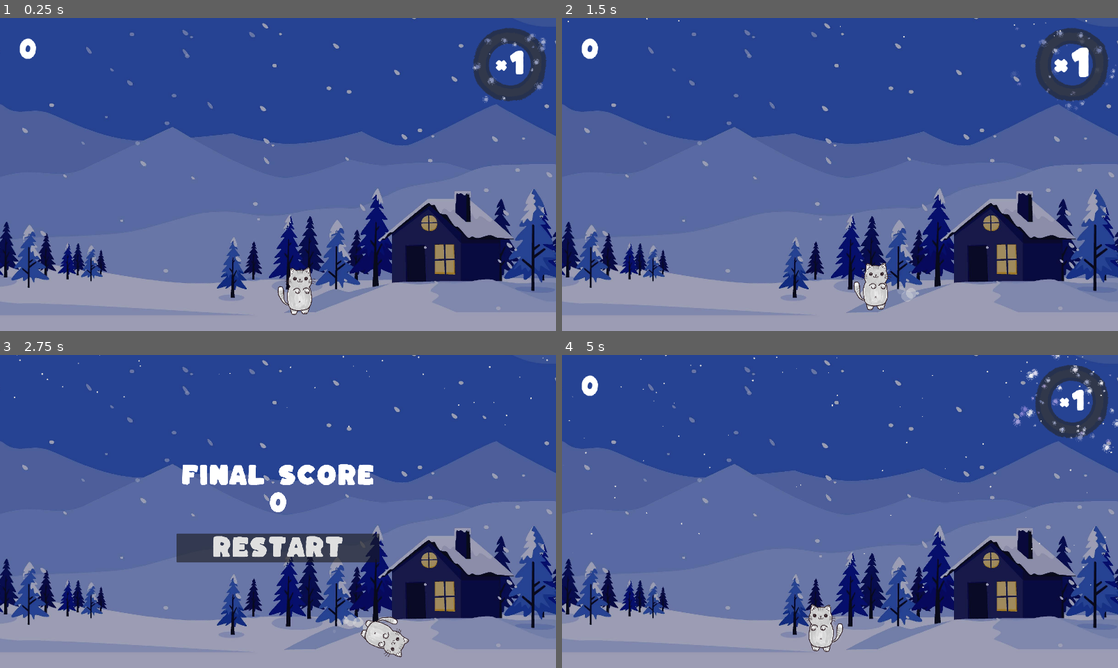
Above: before the commit, frames 1-4 (two rows, left to right).
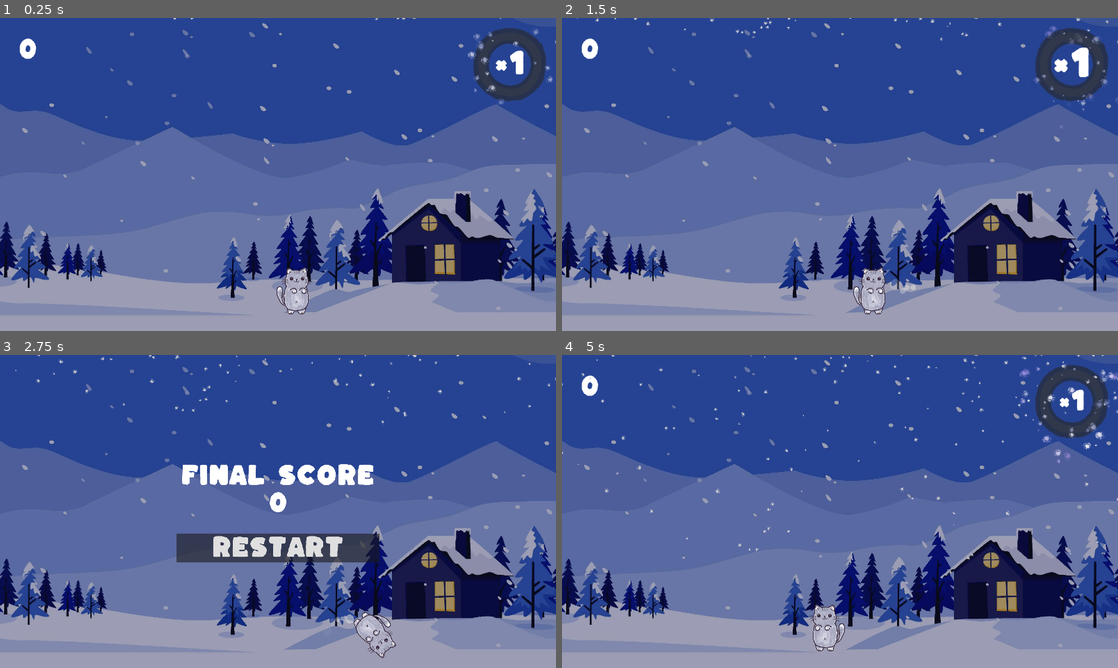
Above: after the commit, the same moments.

Repository: mfedoriv/godot-engine-projects
Game: Godot game, scene res://scenes/worlds/world_1.tscn
Two runs of this game, one before a commit and one after it. Both use one fixed random seed, a clock stepped at 60 frames per second and the inputs below.
Inputs:
- Up to frame 1 (0.25 s): no input
- Up to frame 2 (1.5 s): hold D (right) 0.53-1.25 s; tap Space (jump) at 0.77 s; click "Restart" at 1.25 s
- Up to frame 3 (2.75 s): hold D (right) from 2.03 s (still down); tap Space (jump) at 2.27 s
- Up to frame 4 (5 s): release D (right) at 2.75 s; click "Restart" at 2.75 s; hold A (left) 3.53-4.25 s; click "Restart" at 4.25 s

The runs differ from the first frame. In frame 1, 1.0% of the frame differs, in the area x 31-100%, y 0-95%; in frame 2, 1.2%; in frame 3, 1.0%; in frame 4, 1.9%, in the area x 0-100%, y 0-95%.

Commit message:
Added icicle animations

Diff:
--- a/snowflake-catch/scenes/hazards/icicle.gd
+++ b/snowflake-catch/scenes/hazards/icicle.gd
@@ -1,16 +1,26 @@
 extends Node2D
 
 var falling_speed = 1000
+var can_fall = false
+@onready var animation_player = $AnimationPlayer
+
 
 # Called when the node enters the scene tree for the first time.
 func _ready():
-	pass # Replace with function body.
+	pre_fall()
 
+func pre_fall():
+	animation_player.play("pre_fall")
 
 # Called every frame. 'delta' is the elapsed time since the previous frame.
 func _process(delta):
-	position.y += falling_speed * delta
+	if can_fall:
+		position.y += falling_speed * delta
 
 
 func _on_visible_on_screen_notifier_2d_screen_exited():
 	queue_free()
+
+
+func _on_animation_player_animation_finished(anim_name):
+	can_fall = true
--- a/snowflake-catch/scenes/hazards/icicle.tscn
+++ b/snowflake-catch/scenes/hazards/icicle.tscn
@@ -1,26 +1,110 @@
-[gd_scene load_steps=5 format=3 uid="uid://dychawb2cidt4"]
+[gd_scene load_steps=8 format=3 uid="uid://dychawb2cidt4"]
 
 [ext_resource type="Script" path="res://scenes/hazards/icicle.gd" id="1_j0ytf"]
 [ext_resource type="Texture2D" uid="uid://djojk0dywx4lu" path="res://assets/hazards/isicle.png" id="1_t5fx2"]
 [ext_resource type="PackedScene" uid="uid://d2oevim3g1yy8" path="res://scenes/hazards/hazard.tscn" id="2_7x446"]
 
 [sub_resource type="CapsuleShape2D" id="CapsuleShape2D_ps31s"]
-radius = 4.0
-height = 42.0
+radius = 3.0
+height = 38.0
+
+[sub_resource type="Animation" id="Animation_scf20"]
+length = 0.001
+tracks/0/type = "value"
+tracks/0/imported = false
+tracks/0/enabled = true
+tracks/0/path = NodePath(".:position")
+tracks/0/interp = 1
+tracks/0/loop_wrap = true
+tracks/0/keys = {
+"times": PackedFloat32Array(0),
+"transitions": PackedFloat32Array(1),
+"update": 0,
+"values": [Vector2(0, 0)]
+}
+tracks/1/type = "value"
+tracks/1/imported = false
+tracks/1/enabled = true
+tracks/1/path = NodePath("Sprite2D:rotation")
+tracks/1/interp = 1
+tracks/1/loop_wrap = true
+tracks/1/keys = {
+"times": PackedFloat32Array(0),
+"transitions": PackedFloat32Array(1),
+"update": 0,
+"values": [0.0]
+}
+tracks/2/type = "value"
+tracks/2/imported = false
+tracks/2/enabled = true
+tracks/2/path = NodePath("Sprite2D:offset")
+tracks/2/interp = 1
+tracks/2/loop_wrap = true
+tracks/2/keys = {
+"times": PackedFloat32Array(0),
+"transitions": PackedFloat32Array(1),
+"update": 0,
+"values": [Vector2(0, 220)]
+}
+
+[sub_resource type="Animation" id="Animation_1ucof"]
+resource_name = "pre_fall"
+length = 2.0
+tracks/0/type = "value"
+tracks/0/imported = false
+tracks/0/enabled = true
+tracks/0/path = NodePath("Sprite2D:rotation")
+tracks/0/interp = 4
+tracks/0/loop_wrap = true
+tracks/0/keys = {
+"times": PackedFloat32Array(1, 1.1, 1.2, 1.3, 1.4, 1.5, 1.6, 1.7, 1.8, 1.9),
+"transitions": PackedFloat32Array(1, 1, 1, 1, 1, 1, 1, 1, 1, 1),
+"update": 0,
+"values": [0.0, -0.0349066, 0.0349066, -0.0698132, 0.0698132, -0.10472, 0.10472, -0.174533, 0.174533, 0.0]
+}
+tracks/1/type = "value"
+tracks/1/imported = false
+tracks/1/enabled = true
+tracks/1/path = NodePath("Sprite2D:offset")
+tracks/1/interp = 1
+tracks/1/loop_wrap = true
+tracks/1/keys = {
+"times": PackedFloat32Array(0, 0.6),
+"transitions": PackedFloat32Array(1, 1),
+"update": 0,
+"values": [Vector2(0, 220), Vector2(0, 680)]
+}
+
+[sub_resource type="AnimationLibrary" id="AnimationLibrary_k8gfs"]
+_data = {
+"RESET": SubResource("Animation_scf20"),
+"pre_fall": SubResource("Animation_1ucof")
+}
 
 [node name="Icicle" type="Node2D"]
 script = ExtResource("1_j0ytf")
 
 [node name="Sprite2D" type="Sprite2D" parent="."]
+position = Vector2(0, -44)
 scale = Vector2(0.2, 0.2)
 texture = ExtResource("1_t5fx2")
+offset = Vector2(0, 220)
 
 [node name="Hazard" parent="." instance=ExtResource("2_7x446")]
+position = Vector2(0, 56)
 
 [node name="CollisionShape2D" type="CollisionShape2D" parent="Hazard"]
-position = Vector2(0, 20)
+position = Vector2(0, 55)
 shape = SubResource("CapsuleShape2D_ps31s")
 
 [node name="VisibleOnScreenNotifier2D" type="VisibleOnScreenNotifier2D" parent="."]
 
+[node name="AnimationPlayer" type="AnimationPlayer" parent="."]
+libraries = {
+"": SubResource("AnimationLibrary_k8gfs")
+}
+
+[node name="Timer" type="Timer" parent="."]
+
 [connection signal="screen_exited" from="VisibleOnScreenNotifier2D" to="." method="_on_visible_on_screen_notifier_2d_screen_exited"]
+[connection signal="animation_finished" from="AnimationPlayer" to="." method="_on_animation_player_animation_finished"]
--- a/snowflake-catch/scenes/player/player.gd
+++ b/snowflake-catch/scenes/player/player.gd
@@ -11,6 +11,7 @@
 @onready var animation_player = $AnimationPlayer
 
 signal player_fallen
+
 
 func _physics_process(delta):
 	apply_gravity(delta)
@@ -26,10 +27,12 @@
 	move_and_slide()
 	just_wall_jumped = false # to reset if it was wall_jump
 
+
 func start(pos):
 	rotation = 0
 	position = pos
 	movement_data.is_fallen = false
+
 
 func apply_gravity(delta):
 	if not is_on_floor():
@@ -68,20 +71,25 @@
 		just_wall_jumped = true
 
 
+
 func handle_moving(input_axis, delta):
 	if !is_on_floor(): return
 	if input_axis and !movement_data.is_fallen:
 		velocity.x = move_toward(velocity.x, input_axis * movement_data.max_speed, movement_data.acceleration * delta)
+
 
 func handle_air_moving(input_axis, delta):
 	if is_on_floor(): return
 	if input_axis:
 		velocity.x = move_toward(velocity.x, input_axis * movement_data.max_speed, movement_data.air_acceleration * delta)
 
+
 func handle_rotation(input_axis, delta):
 	var rotation_force = abs(rotation * movement_data.rotation_scale) if abs(rotation) > 0.2 else 0.3
+
 	if input_axis and !movement_data.is_fallen:
 		rotate(deg_to_rad(movement_data.rotation_speed * input_axis * rotation_force))
+
 	if !input_axis and !movement_data.is_fallen:
 		rotation = move_toward(rotation, 0, movement_data.rotation_acceleration * delta)
 	if abs(rotation_degrees) > 90 and is_on_floor():
@@ -92,9 +100,11 @@
 	if !input_axis and is_on_floor():
 		velocity.x = move_toward(velocity.x, 0, movement_data.friction * delta)
 
+
 func apply_air_resistance(input_axis, delta):
 	if !input_axis and !is_on_floor():
 		velocity.x = move_toward(velocity.x, 0, movement_data.air_resistance * delta)
+
 
 
 func update_animations(input_axis):
@@ -114,9 +124,11 @@
 #	if not is_on_floor():
 #		# jump
 
+
 func fall():
 	movement_data.is_fallen = true
 	emit_signal("player_fallen")
 
+
 func _on_hazard_detector_area_entered(area):
 	fall()
--- a/snowflake-catch/scenes/player/player.tscn
+++ b/snowflake-catch/scenes/player/player.tscn
@@ -3,7 +3,7 @@
 [ext_resource type="Script" path="res://scenes/player/player.gd" id="1_7fnxw"]
 [ext_resource type="Resource" uid="uid://wy2x32mc4lvj" path="res://scenes/player/DefaultMovementData.tres" id="2_x5hag"]
 [ext_resource type="Texture2D" uid="uid://57k0gnd4bja3" path="res://assets/snowflakes/snow_particle.png" id="3_lxt3d"]
-[ext_resource type="Texture2D" uid="uid://dnfdh3111fb81" path="res://assets/player/Snowflake-Catch.png" id="4_rej45"]
+[ext_resource type="Texture2D" uid="uid://bapwdgcu3dndg" path="res://assets/player/Snowflake-Catch_CAT_new2.png" id="4_4gm4i"]
 [ext_resource type="Texture2D" uid="uid://cuu43togndk2j" path="res://assets/player/Meow-Knight_Idle_cropped.png" id="5_v18yn"]
 [ext_resource type="Texture2D" uid="uid://dygtykbxoyi6o" path="res://assets/player/Meow-Knight_Run-cropped.png" id="6_m1chx"]
 [ext_resource type="Texture2D" uid="uid://x8ki4odu5akh" path="res://assets/player/Meow-Knight_Jump-cropped.png" id="7_7meo8"]
@@ -30,10 +30,6 @@
 radius = 28.6667
 height = 101.333
 
-[sub_resource type="CapsuleShape2D" id="CapsuleShape2D_6c2oe"]
-radius = 19.3333
-height = 80.0
-
 [sub_resource type="Animation" id="Animation_g4gp4"]
 length = 0.001
 tracks/0/type = "value"
@@ -305,6 +301,10 @@
 "run": SubResource("Animation_bsdxu")
 }
 
+[sub_resource type="CapsuleShape2D" id="CapsuleShape2D_6c2oe"]
+radius = 19.3333
+height = 80.0
+
 [node name="Player" type="CharacterBody2D"]
 scale = Vector2(1.5, 1.5)
 collision_layer = 2
@@ -312,17 +312,16 @@
 movement_data = ExtResource("2_x5hag")
 
 [node name="MoveParticles" type="GPUParticles2D" parent="."]
-position = Vector2(0.270573, -28.6848)
+position = Vector2(-5.29293, -16.7541)
 process_material = SubResource("ParticleProcessMaterial_e50b4")
 texture = ExtResource("3_lxt3d")
 lifetime = 0.5
 fixed_fps = 0
-metadata/_edit_lock_ = true
 
 [node name="Sprite2D" type="Sprite2D" parent="."]
-position = Vector2(7.33333, -30)
+position = Vector2(1.76982, -18.0693)
 scale = Vector2(0.244467, 0.244467)
-texture = ExtResource("4_rej45")
+texture = ExtResource("4_4gm4i")
 offset = Vector2(-28.2661, -100.459)
 flip_h = true
 
@@ -334,8 +333,10 @@
 skew = -0.724312
 texture = ExtResource("3_lxt3d")
 
+[node name="AnimationPlayer2" type="AnimationPlayer" parent="."]
+
 [node name="CollisionShape2D" type="CollisionShape2D" parent="."]
-position = Vector2(0.666667, -50.6667)
+position = Vector2(-4.89684, -38.736)
 shape = SubResource("CapsuleShape2D_wn4oy")
 metadata/_edit_lock_ = true
 
@@ -346,7 +347,13 @@
 texture = ExtResource("5_v18yn")
 vframes = 6
 
+[node name="AnimationPlayer" type="AnimationPlayer" parent="."]
+libraries = {
+"": SubResource("AnimationLibrary_ulpgq")
+}
+
 [node name="HazardDetector" type="Area2D" parent="."]
+position = Vector2(-5.56351, 11.9307)
 collision_layer = 0
 collision_mask = 4
 
@@ -355,9 +362,4 @@
 shape = SubResource("CapsuleShape2D_6c2oe")
 debug_color = Color(0.6, 0.286275, 0.286275, 0.419608)
 
-[node name="AnimationPlayer" type="AnimationPlayer" parent="."]
-libraries = {
-"": SubResource("AnimationLibrary_ulpgq")
-}
-
 [connection signal="area_entered" from="HazardDetector" to="." method="_on_hazard_detector_area_entered"]
--- a/snowflake-catch/scenes/worlds/world_1.gd
+++ b/snowflake-catch/scenes/worlds/world_1.gd
@@ -59,6 +59,8 @@
 	var icicle = icicle_scene.instantiate()
 	var icicle_spawn_location = get_node("IciclePath/IcicleSpawnLocation")
 	icicle_spawn_location.progress_ratio = randf()
+	icicle_spawn_location.position.y = -50
+	print('Position: ', icicle_spawn_location.position)
 	icicle.position = icicle_spawn_location.position
 	add_child(icicle)
 
--- a/snowflake-catch/scenes/worlds/world_1.tscn
+++ b/snowflake-catch/scenes/worlds/world_1.tscn
@@ -6,8 +6,8 @@
 [ext_resource type="PackedScene" uid="uid://cbrin6vhsiq4t" path="res://scenes/items/snowflake.tscn" id="3_yesvj"]
 [ext_resource type="Theme" uid="uid://dukjwrto3xgb0" path="res://resources/fonts/font_theme.tres" id="5_mh0xj"]
 [ext_resource type="Script" path="res://scenes/UI/UserInterface.gd" id="5_xo5yy"]
-[ext_resource type="Texture2D" uid="uid://57k0gnd4bja3" path="res://assets/snowflakes/snow_particle.png" id="6_5h8gg"]
 [ext_resource type="PackedScene" uid="uid://336dc0v538du" path="res://scenes/UI/ComboTracker.tscn" id="6_tduw2"]
+[ext_resource type="Texture2D" uid="uid://iuyh2ykdbqbx" path="res://assets/UI/ComboTracker/Particle.png" id="9_1nmg6"]
 [ext_resource type="PackedScene" uid="uid://dychawb2cidt4" path="res://scenes/hazards/icicle.tscn" id="9_05cfr"]
 
 [sub_resource type="RectangleShape2D" id="RectangleShape2D_1ktst"]
@@ -24,19 +24,21 @@
 
 [sub_resource type="Curve2D" id="Curve2D_ht725"]
 _data = {
-"points": PackedVector2Array(0, 0, 0, 0, 32, -168, 0, 0, 0, 0, 1904, -168)
+"points": PackedVector2Array(0, 0, 0, 0, 24, -6888, 0, 0, 0, 0, 960, -7040, 0, 0, 0, 0, 1904, -6888)
 }
-point_count = 2
+point_count = 3
 
 [sub_resource type="StyleBoxEmpty" id="StyleBoxEmpty_r2mbq"]
 
 [sub_resource type="ParticleProcessMaterial" id="ParticleProcessMaterial_sde7n"]
 emission_shape = 3
-emission_box_extents = Vector3(1100, 0, 1)
+emission_box_extents = Vector3(3200, 0, 1)
 particle_flag_disable_z = true
 spread = 59.67
 gravity = Vector3(0, 58, 0)
-initial_velocity_max = 51.85
+initial_velocity_max = 37.04
+angular_velocity_min = -192.0
+angular_velocity_max = 106.67
 orbit_velocity_min = 0.0
 orbit_velocity_max = 0.0
 scale_min = 0.1
@@ -103,15 +105,16 @@
 wait_time = 2.0
 
 [node name="IciclePath" type="Path2D" parent="."]
-position = Vector2(-7.62939e-06, -172.2)
+position = Vector2(-8, -304)
 scale = Vector2(1, -0.025)
 curve = SubResource("Curve2D_ht725")
 
 [node name="IcicleSpawnLocation" type="PathFollow2D" parent="IciclePath"]
-position = Vector2(32, -168)
+position = Vector2(24, -6888)
+rotation = -0.160988
 
 [node name="IcicleSpawnTimer" type="Timer" parent="."]
-wait_time = 2.0
+wait_time = 5.0
 
 [node name="UserInterface" type="Control" parent="."]
 layout_mode = 3
@@ -178,11 +181,13 @@
 size_flags_horizontal = 8
 
 [node name="SnowParticles" type="GPUParticles2D" parent="."]
-position = Vector2(936, -32)
+position = Vector2(920, 0)
+scale = Vector2(0.3, 0.3)
 amount = 150
 process_material = SubResource("ParticleProcessMaterial_sde7n")
-texture = ExtResource("6_5h8gg")
+texture = ExtResource("9_1nmg6")
 lifetime = 7.0
+fixed_fps = 60
 
 [connection signal="timeout" from="SpawnTimer" to="." method="_on_spawn_timer_timeout"]
 [connection signal="timeout" from="IcicleSpawnTimer" to="." method="_on_icicle_spawn_timer_timeout"]
Binary file added: snowflake-catch/assets/player/Snowflake-Catch_CAT_new.png
Not shown, added: snowflake-catch/assets/player/Snowflake-Catch_CAT_new.png.import
Binary file added: snowflake-catch/assets/player/Snowflake-Catch_CAT_new2.png
Not shown, added: snowflake-catch/assets/player/Snowflake-Catch_CAT_new2.png.import
